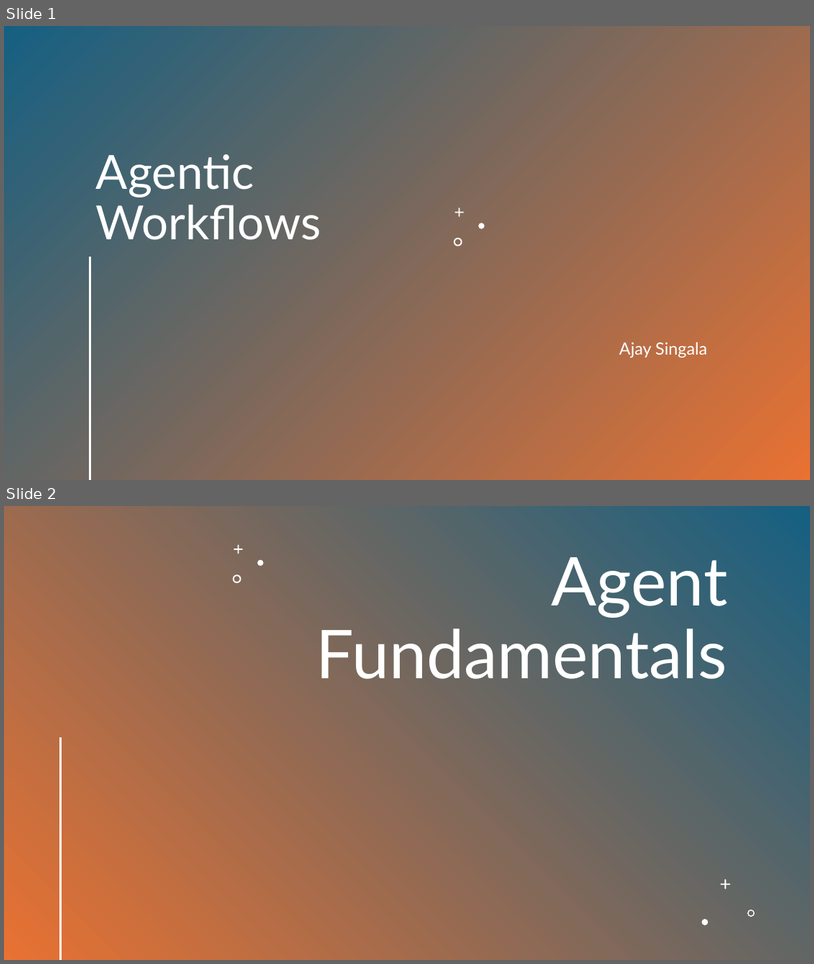
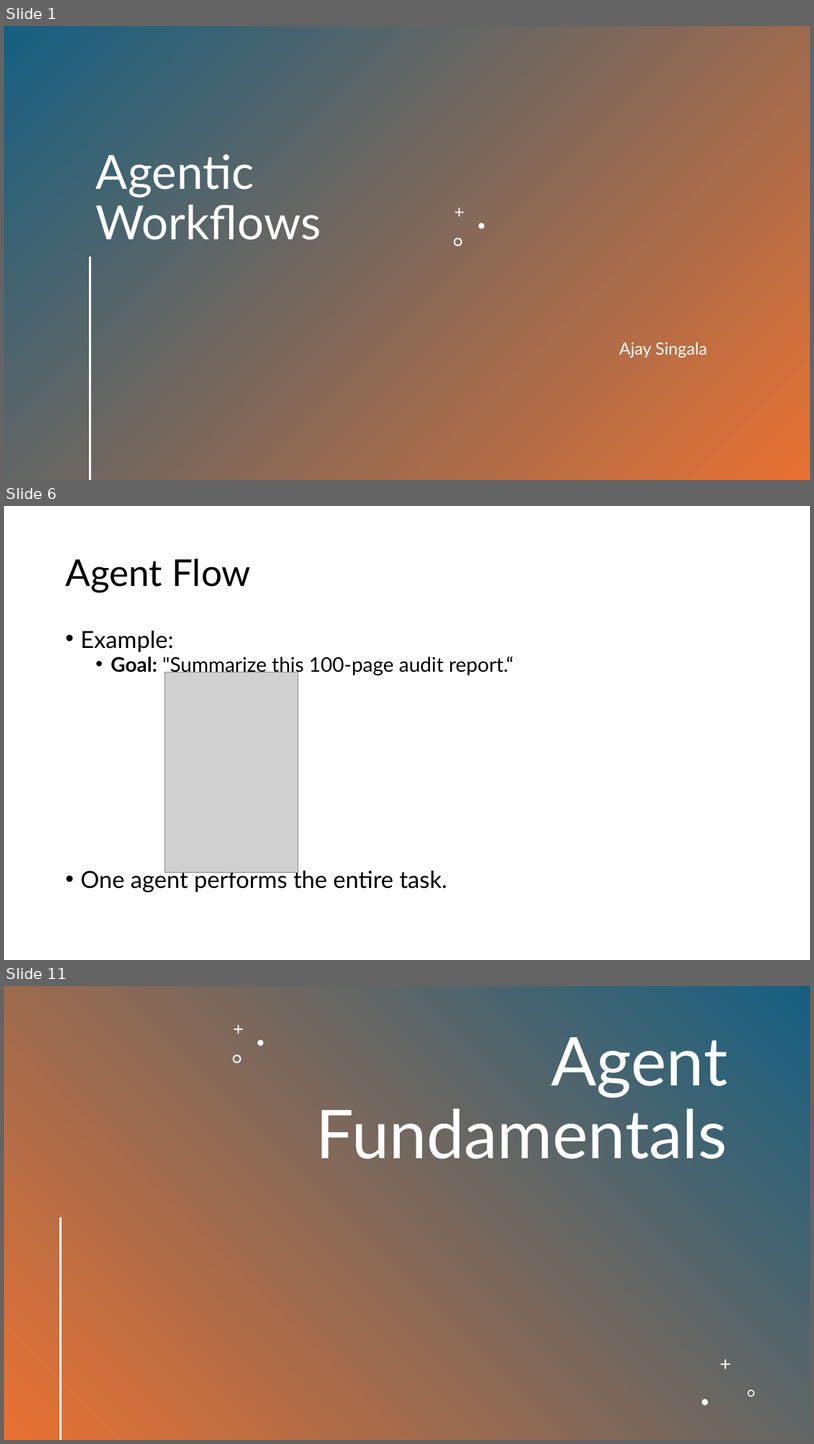
Before and after one commit to AjaySingala/ajs_walmart_apr2026_hol_day04, a slide deck: docs/Agentic Workflow.pptx. Shown one above the other, each under a label of ours: slides 1 and 2 before the commit, slides 1, 6 and 11 after it; the slides between them are not shown. The pictures are 814x964 and 814x1444 pixels, drawn with LibreOffice and Linux fonts; fonts in the diff are those of the drawing; grey boxes stand for pictures. Boxes give left, top, right and bottom in pixels: in the first picture for what was removed or moved away, otherwise in the second. Text is boxed around its words. In the diff, an @@ line names an element or a change of style, - is before the commit and + after.

Commit message:
agents vs agentic ai

```diff
--- a/docs/Agentic Workflow.pptx
+++ b/docs/Agentic Workflow.pptx
@@ slide 6 added at <box>4,506,810,960</box>, background #FFFFFF @@
@@ title added at <box>65,559,251,592</box>, 44 pt, text #000000 @@
+Agent Flow
@@ text added at <box>80,631,514,892</box>, 24 pt, text #000000 @@
+• Example:
+  • Goal: "Summarize this 100-page audit report.“
+• One agent performs the entire task.
@@ picture added at <box>165,672,298,872</box> @@
@@ what was slide 2 is now slide 11 @@
```
Also in this commit, not shown: 8 other slides added.
